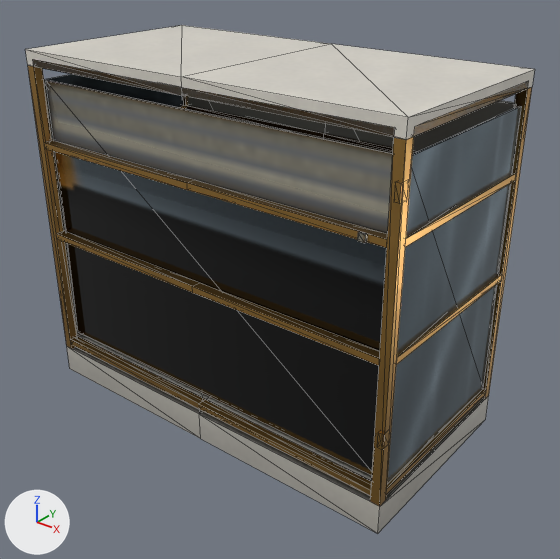
What one commit did to the glTF model assets/coronado_kit/props/indoor/food/prop_pastry_case_clean_near.glb.
Before and after are seen from a 50 mm camera at (1.533, -1.839, 1.621) aimed at (0.073, -0.014, 0.49). Every picture has the same lights, and +X, +Y and +Z are marked at lower left. The picture after the commit comes second. Mesh edges are drawn as thin lines. Vertices at exactly the same position are counted once.

In view in the first picture: 'prop_pastry_case_near'.
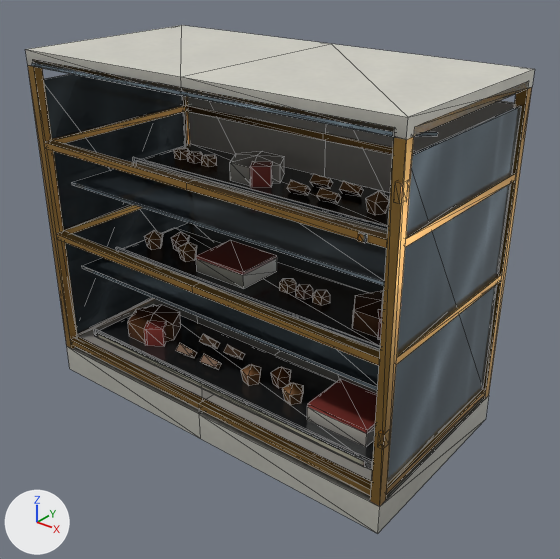
Diff of the bpy script that builds the scene:
```diff
--- a/assets/coronado_kit/props/indoor/food/prop_pastry_case_clean_near.glb.py
+++ b/assets/coronado_kit/props/indoor/food/prop_pastry_case_clean_near.glb.py
@@ me_prop_pastry_case_near @@
 # used by ob_prop_pastry_case_near; location = (0.0, 0.0, 0.0)
-me_prop_pastry_case_near.from_pydata(...)  # 353 vertices, 608 faces; spans x -0.7..0.7, y -0.358..0.35, z 0.0..1.2
+me_prop_pastry_case_near.from_pydata(...)  # 739 vertices, 1125 faces; spans x -0.7..0.7, y -0.358..0.35, z 0.0..1.2
+# me_prop_pastry_case_near part 1: a new loose piece, a box spanning x -0.62..0.62, y -0.27..0.03, z 0.14..0.152, in mat_props_i_atlas
+# me_prop_pastry_case_near part 2: a new loose piece, a box spanning x -0.62..0.62, y -0.275..-0.269, z 0.14..0.17, in mat_props_i_atlas
+# me_prop_pastry_case_near part 3: a new loose piece, a box spanning x -0.6..0.6, y -0.279..-0.277, z 0.142..0.162, in mat_props_i_atlas
+# me_prop_pastry_case_near part 4: a new loose piece, a box spanning x -0.62..0.62, y -0.13..0.17, z 0.43..0.442, in mat_props_i_atlas
+# me_prop_pastry_case_near part 5: a new loose piece, a box spanning x -0.62..0.62, y -0.135..-0.129, z 0.43..0.46, in mat_props_i_atlas
+# me_prop_pastry_case_near part 6: a new loose piece, a box spanning x -0.6..0.6, y -0.139..-0.137, z 0.432..0.452, in mat_props_i_atlas
+# me_prop_pastry_case_near part 7: a new loose piece, a box spanning x -0.62..0.62, y -0.01..0.29, z 0.75..0.762, in mat_props_i_atlas
+# me_prop_pastry_case_near part 8: a new loose piece, a box spanning x -0.62..0.62, y -0.015..-0.009, z 0.75..0.78, in mat_props_i_atlas
+# me_prop_pastry_case_near part 9: a new loose piece, a box spanning x -0.6..0.6, y -0.019..-0.017, z 0.752..0.772, in mat_props_i_atlas
+# me_prop_pastry_case_near part 10: 8 vertices removed from x -0.663..0.663, y -0.315..-0.305, z 0.16..1.1; 322 vertices added at x -0.668..0.668, y -0.358..0.227, z 0.148..1.163
+# me_prop_pastry_case_near part 11: 44 kept faces spanning x -0.636..0.636, y -0.358..0.288, z 0.0..0.902 get new texture (UV) coordinates
+# me_prop_pastry_case_near part 12: 282 kept faces spanning x -0.7..0.7, y -0.358..0.35, z 0.0..1.2 get new vertex colours; the middle colour goes from grey #b0b0ae to grey #adacac
 me_prop_pastry_case_near.materials.append(mat_props_i_atlas)
```

Location of each change, (x1, y1, x2, y2) in pixels of the pictures (560 x 559 px):
part 1 of me_prop_pastry_case_near, added
    after: (100, 304, 374, 467)
part 2 of me_prop_pastry_case_near, added
    after: (94, 329, 373, 470)
part 3 of me_prop_pastry_case_near, added
    after: (97, 333, 365, 467)
part 4 of me_prop_pastry_case_near, added
    after: (124, 228, 381, 345)
part 5 of me_prop_pastry_case_near, added (mostly hidden)
    after: (115, 247, 380, 349)
part 6 of me_prop_pastry_case_near, added (mostly hidden)
    after: (118, 251, 380, 351)
part 7 of me_prop_pastry_case_near, added
    after: (144, 144, 390, 226)
part 8 of me_prop_pastry_case_near, added (mostly hidden)
    after: (133, 157, 388, 230)
part 9 of me_prop_pastry_case_near, added (mostly hidden)
    after: (136, 161, 388, 234)
part 10 of me_prop_pastry_case_near, cut back
    before: (46, 80, 393, 475)
    after: (31, 63, 438, 447)
part 11 of me_prop_pastry_case_near, surface changed
    both: (357, 232, 367, 243)
part 12 of me_prop_pastry_case_near, recoloured
    both: (25, 48, 529, 481)
